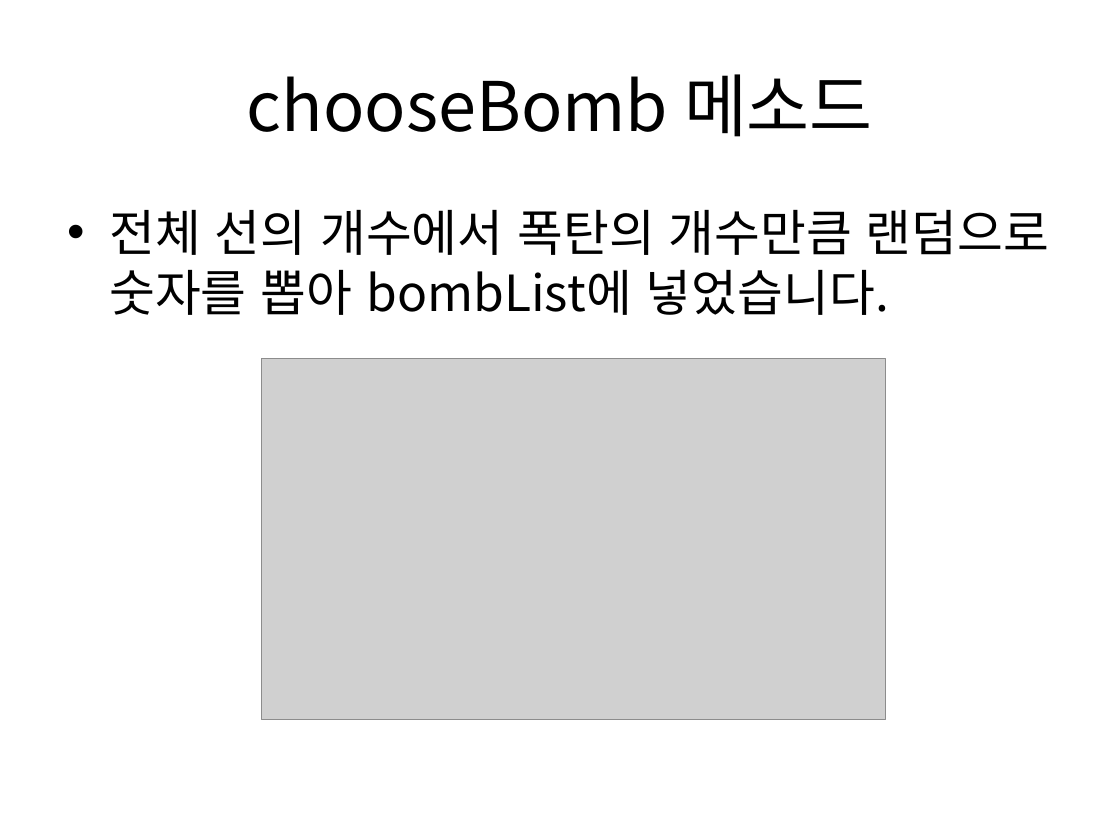
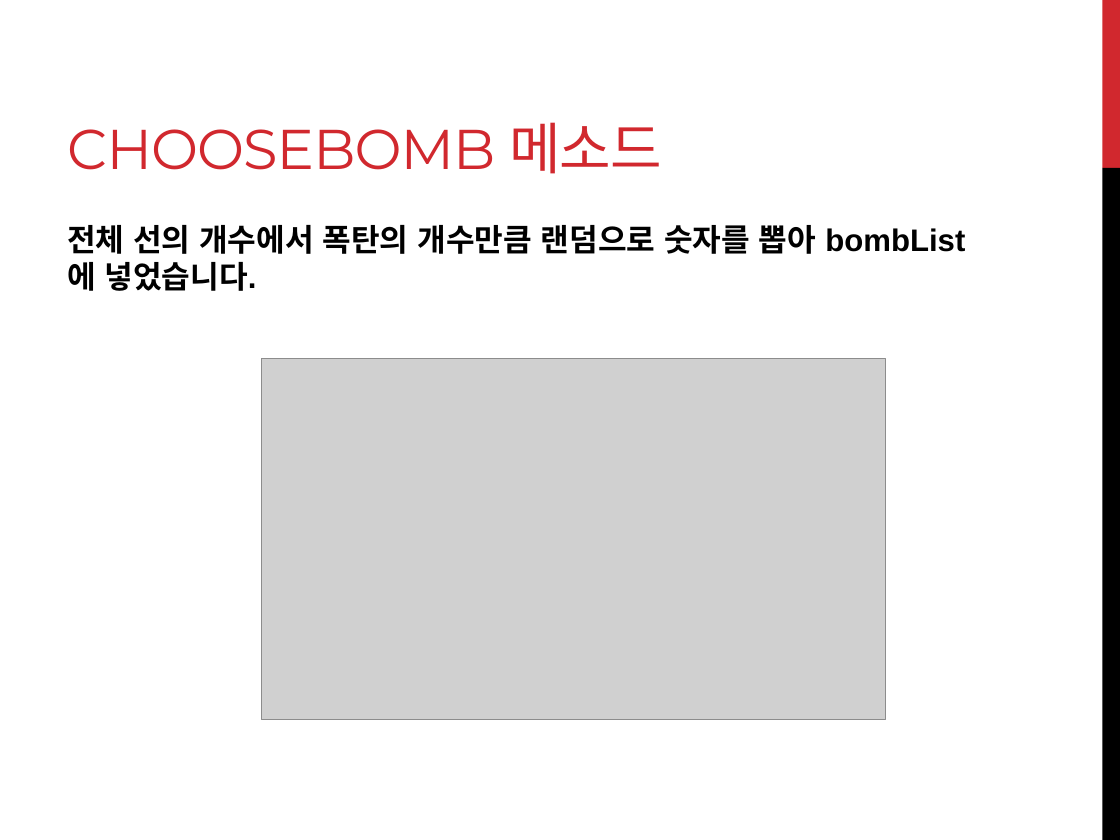
Before and after one commit to avocato8/minesweeper, a slide deck: slide 7 of 데스크탑 기반 애플리케이션 제작 프로젝트.pptx. Drawn at 1120x840 pixels with LibreOffice and Linux fonts; fonts in the diff are those of the drawing; grey boxes stand for pictures. Boxes give left, top, right and bottom in pixels: in the first picture for what was removed or moved away, otherwise in the second. Text is boxed around its words. In the diff, an @@ line names an element or a change of style, - is before the commit and + after.

```diff
--- a/데스크탑 기반 애플리케이션 제작 프로젝트.pptx
+++ b/데스크탑 기반 애플리케이션 제작 프로젝트.pptx
@@ title "CHOOSEBOMB 메소드" at <box>67,122,662,174</box>: vertical alignment middle to bottom @@
@@ rectangle added at <box>1102,0,1120,168</box>, fill #D1282E @@
@@ title at <box>67,122,662,174</box>: text changed; size 44 to 36 pt; font Noto Sans CJK KR to Montserrat; text colour #000000 to #D1282E @@
-chooseBomb 메소드
+CHOOSEBOMB 메소드
@@ rectangle added at <box>1102,168,1120,840</box>, fill #000000 @@
@@ text "전체 선의 개수에서 폭탄의 개수만큼 ...": place and size @@
-text "전체 선의 개수에서 폭탄의 개수만큼 ..." at <box>109,210,1049,315</box>
+text "전체 선의 개수에서 폭탄의 개수만큼 ..." at <box>67,225,816,291</box>
@@ text "전체 선의 개수에서 폭탄의 개수만큼 ..." at <box>67,225,816,291</box>: size 32 to 20 pt, font Noto Sans CJK KR to Arial, bold on; bullet • to none; more space between paragraphs @@
```
Also in this commit, not shown: 10 other slides changed, 1 slide added, 1 slide removed.
